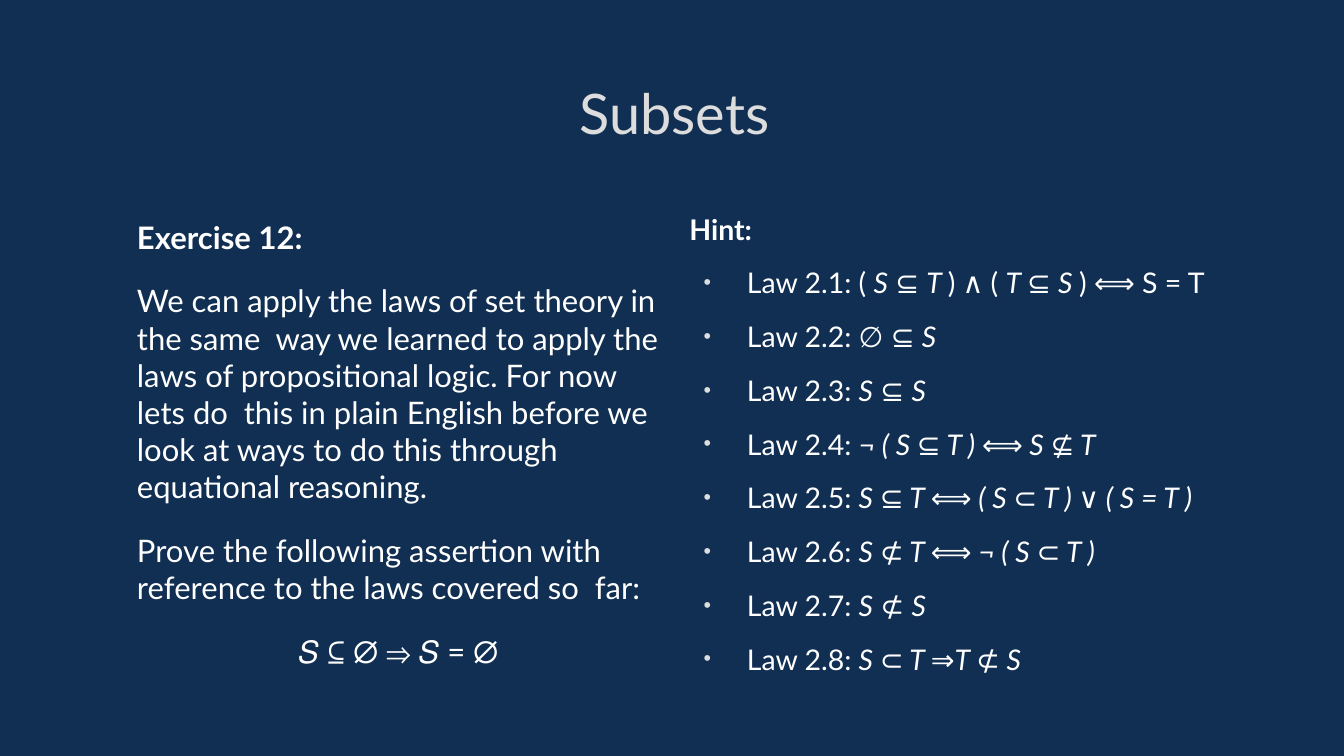
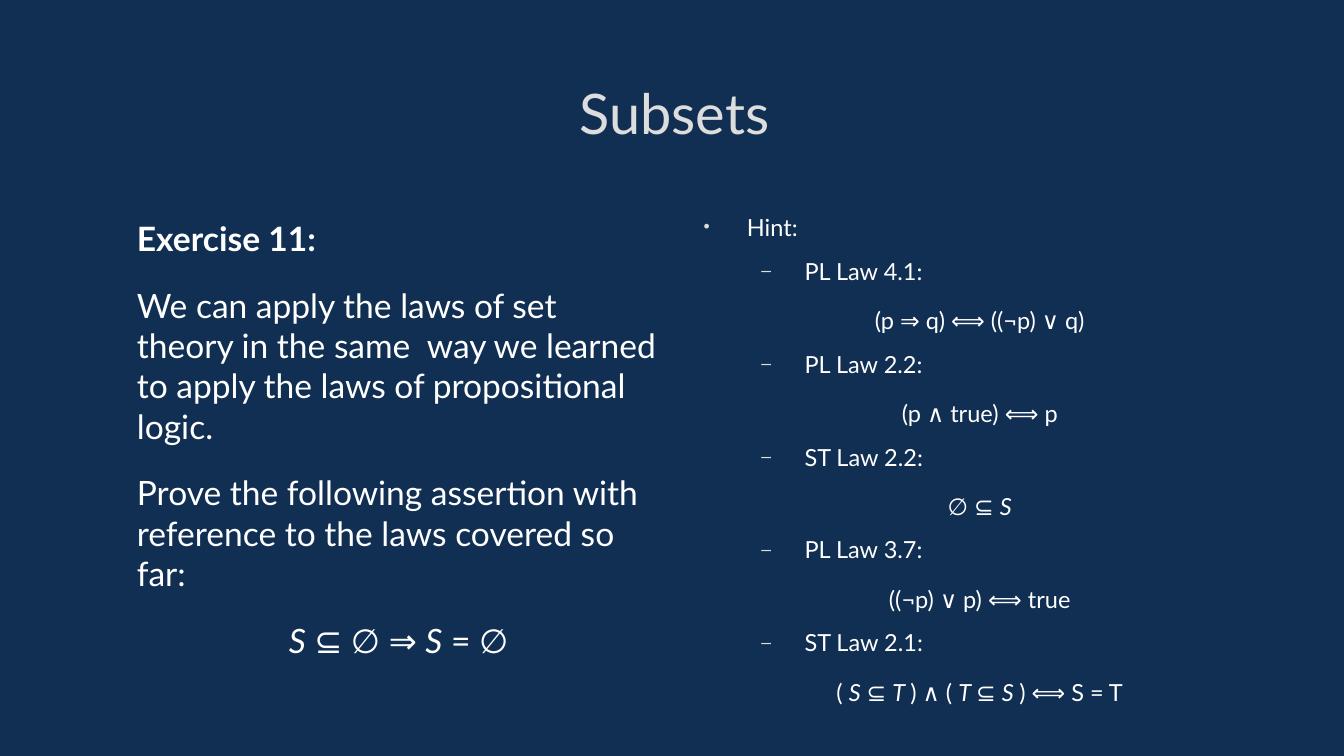
Before and after one commit to davidgundry/maths22-23, a slide deck: slide 50 of slides/maths-6-set-theory.odp (slide 51 before the commit). Drawn at 1344x756 pixels with LibreOffice and Linux fonts; fonts in the diff are those of the drawing. Boxes give left, top, right and bottom in pixels: in the first picture for what was removed or moved away, otherwise in the second. Text is boxed around its words. In the diff, an @@ line names an element or a change of style, - is before the commit and + after.

Commit message:
Updates before Set Theory 1

```diff
--- a/slides/maths-6-set-theory.odp
+++ b/slides/maths-6-set-theory.odp
@@ text at (137, 226, 656, 445): text changed; size 18.3 to 19.8 pt @@
-Exercise 12:
-We can apply the laws of set theory in the same way we learned to apply the laws of propositional logic. For now lets do this in plain English before we look at ways to do this through equational reasoning.
+Exercise 11:
+We can apply the laws of set theory in the same way we learned to apply the laws of propositional logic.
@@ text at (747, 219, 798, 236): size 16.8 to 13.9 pt, bold off in "Hint:"; bullet none to • @@
@@ text at (805, 311, 1123, 701): text changed; size 16.8 to 13.9 pt @@
-• Law 2.1: ( S ⊆ T ) ∧ ( T ⊆ S ) ⟺ S = T
-• Law 2.2: ∅ ⊆ S
-• Law 2.3: S ⊆ S
-• Law 2.4: ¬ ( S ⊆ T ) ⟺ S ⊈ T
-• Law 2.5: S ⊆ T ⟺ ( S ⊂ T ) ∨ ( S = T )
-• Law 2.6: S ⊄ T ⟺ ¬ ( S ⊂ T )
-• Law 2.7: S ⊄ S
-• Law 2.8: S ⊂ T ⇒T ⊄ S
+  – PL Law 4.1:
+(p ⇒ q) ⟺ ((¬p) ∨ q)
+  – PL Law 2.2:
+(p ∧ true) ⟺ p
+  – ST Law 2.2:
+∅ ⊆ S
+  – PL Law 3.7:
+((¬p) ∨ p) ⟺ true
+  – ST Law 2.1:
+( S ⊆ T ) ∧ ( T ⊆ S ) ⟺ S = T
@@ text at (137, 480, 638, 587): size 18.3 to 19.8 pt in "Prove the following assertion with reference to ..." @@
@@ text at (299, 640, 440, 664): text changed; size 18.3 to 19.8 pt @@
-𝑆 ⊆ ∅ ⇒ 𝑆 = ∅
+S ⊆ ∅ ⇒ S = ∅
```
Also in this commit, not shown: 35 other slides changed, 1 slide added, 2 slides removed, 7 other files.
